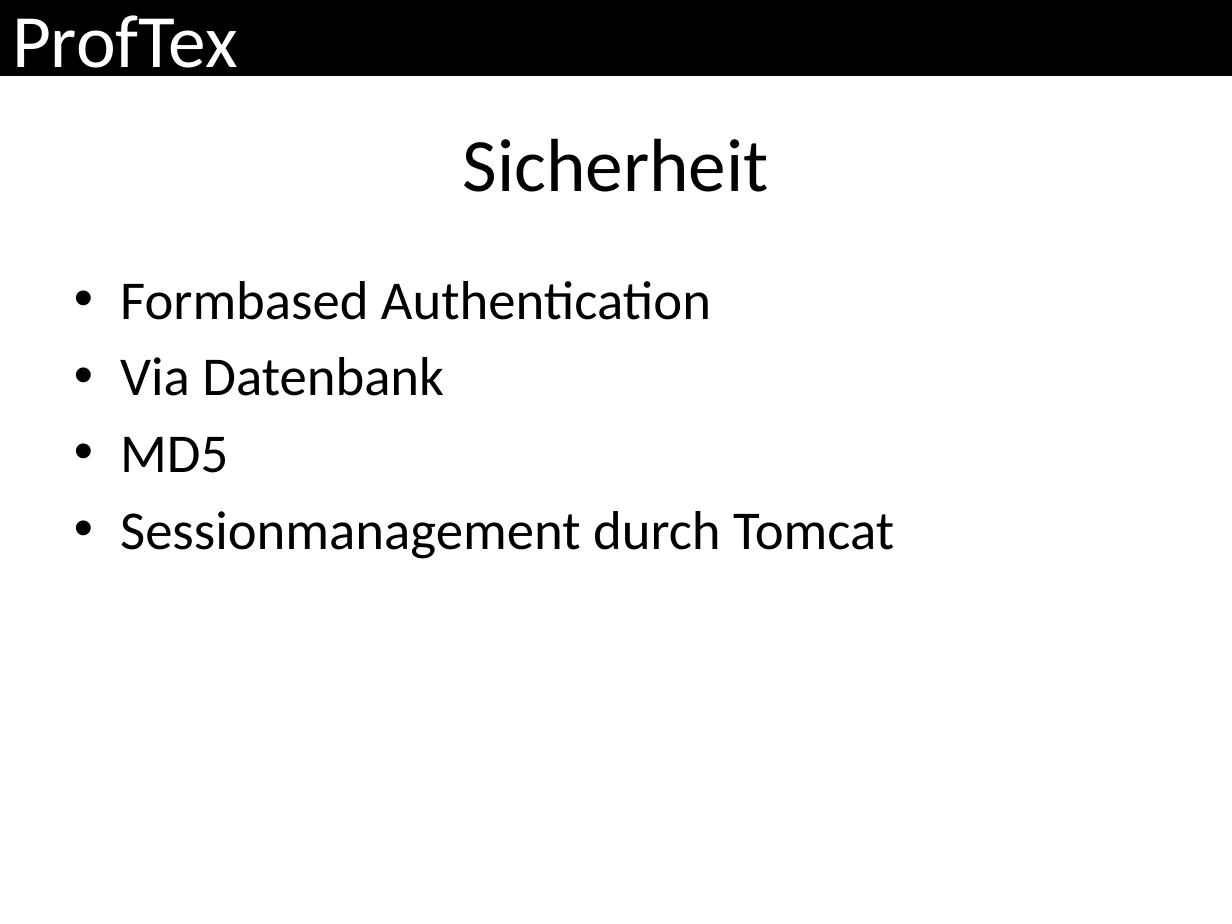
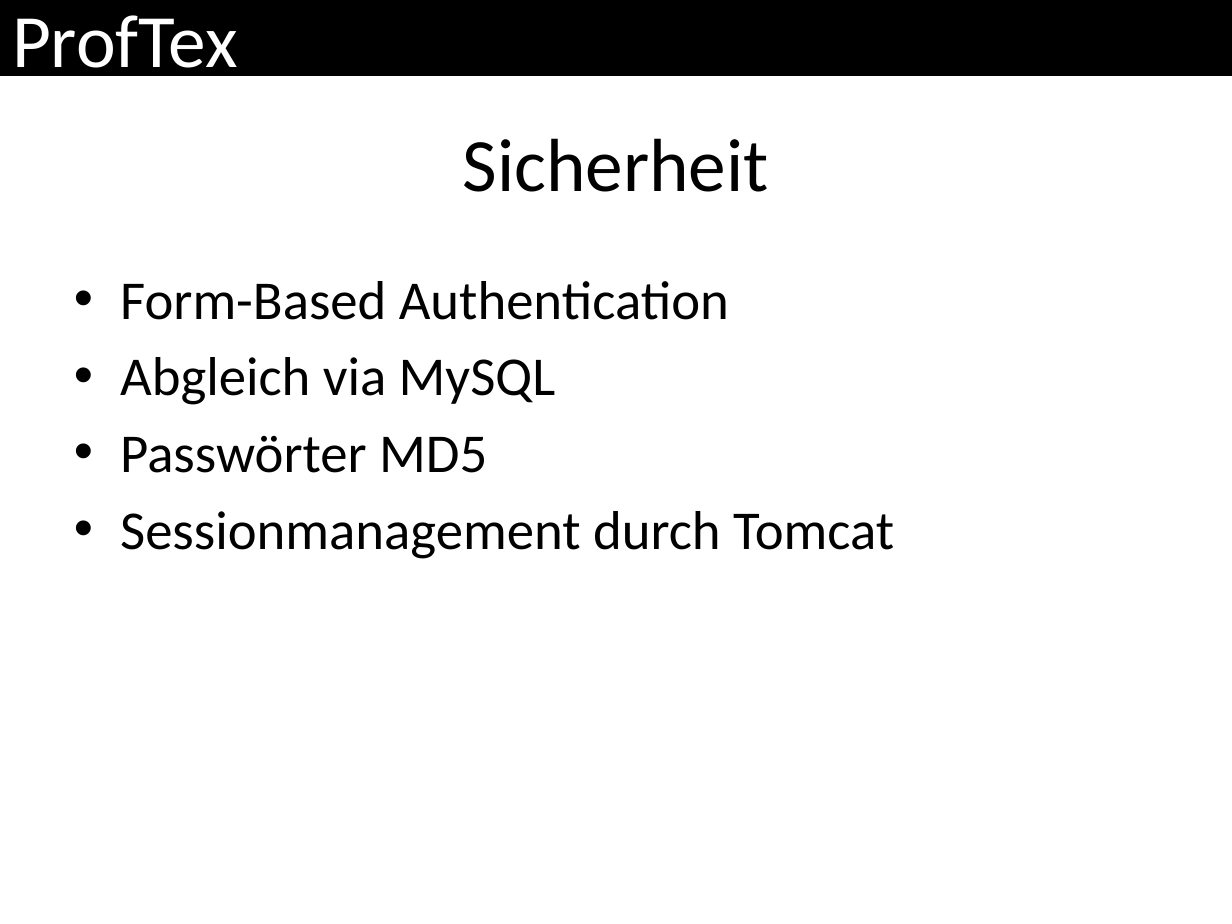
Before and after one commit to ProfTeX/mockup, a slide deck: slide 8 of ProfTeX.pptx. Drawn at 1232x924 pixels with LibreOffice and Linux fonts; fonts in the diff are those of the drawing. Boxes give left, top, right and bottom in pixels: in the first picture for what was removed or moved away, otherwise in the second. Text is boxed around its words. In the diff, an @@ line names an element or a change of style, - is before the commit and + after.

```diff
--- a/ProfTeX.pptx
+++ b/ProfTeX.pptx
@@ text at (120,281,729,473): text changed @@
-• Formbased Authentication
-• Via Datenbank
-• MD5
+• Form-Based Authentication
+• Abgleich via MySQL
+• Passwörter MD5
```
Also in this commit, not shown: 1 other file.
